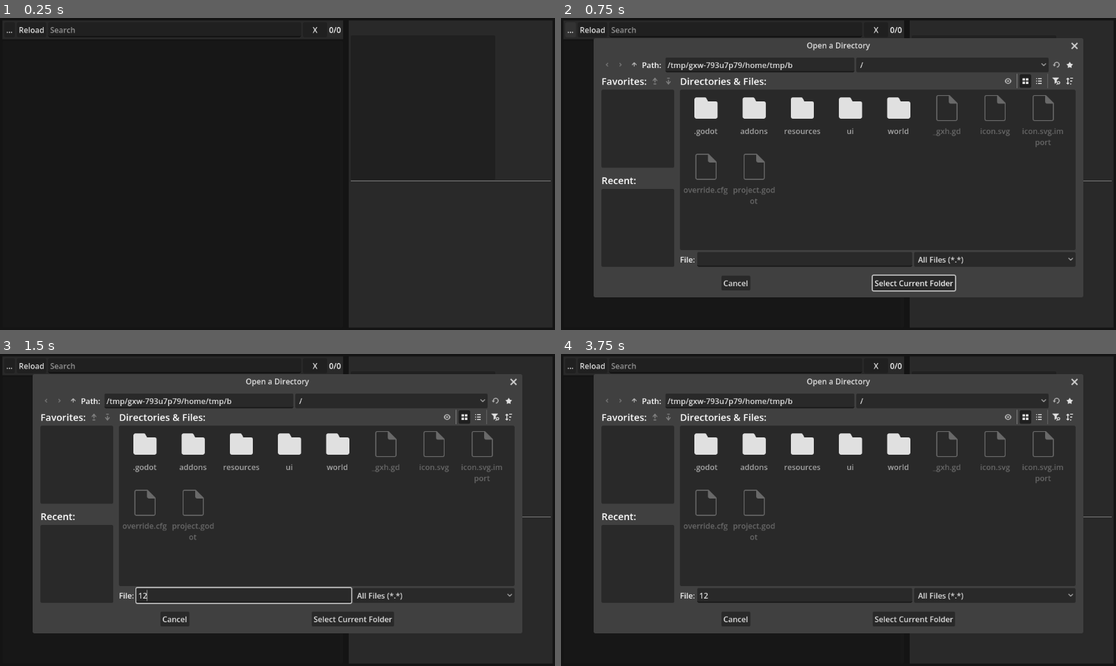
Above: before the commit, frames 1-4 (two rows, left to right).
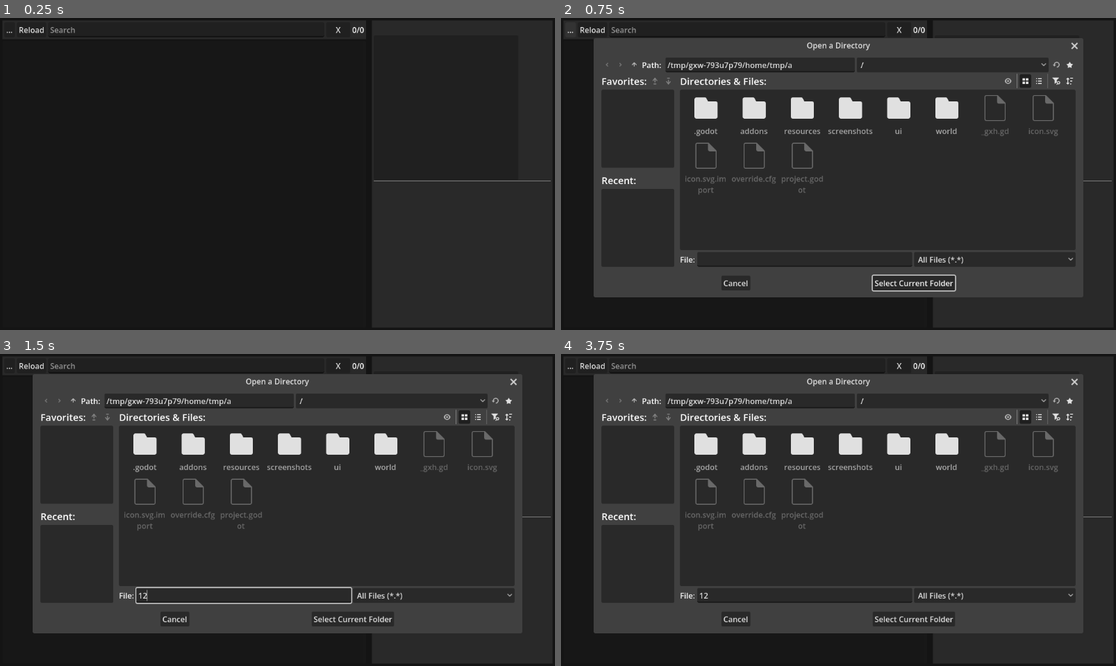
Above: after the commit, the same moments.

Repository: Wcubed/model_organizer
Game: Godot game, scene res://ui/main.tscn
The game is run twice, just before and just after one commit, with the same random seed, the same clock (stepped at 60 frames per second) and the same inputs.
Inputs (mouse positions are in pixels of both pictures, inside the frame that each line leads up to):
- Up to frame 1 (0.25 s): no input
- Up to frame 2 (0.75 s): click "..." at 0.5 s
- Up to frame 3 (1.5 s): click (244, 594) at 1.27 s; type "12" at 1.35 s
- Up to frame 4 (3.75 s): click "Reload" at 2 s; click "X" at 2.75 s; click (622, 400) at 3.5 s

The runs differ from the first frame. In frame 1, less than 0.1% of the frame differs, in the area x 56-68%, y 2-53%; in frame 2, 1.3%, in the area x 22-91%, y 2-60%; in frame 3, 1.3%; in frame 4, 1.3%.

Commit message:
Added screenshots

Diff:
--- a/ui/main.gd
+++ b/ui/main.gd
@@ -164,6 +164,7 @@
 
 
 func _on_clear_search_button_pressed() -> void:
+	view_3d_model.hide_mesh()
 	clear_and_select_search()
 
 
@@ -174,6 +175,9 @@
 func _on_search_edit_debounce_timeout() -> void:
 	run_search_and_display()
 
+func _on_search_edit_focus_entered() -> void:
+	view_3d_model.hide()
+
 
 func _gui_input(event: InputEvent) -> void:
 	if event.is_action("ui_back"):
--- a/ui/main.tscn
+++ b/ui/main.tscn
@@ -24,86 +24,88 @@
 
 [node name="SplitContainer" type="SplitContainer" parent="." unique_id=757180654]
 layout_mode = 2
-split_offsets = PackedInt32Array(-200)
-split_offset = -200
 
-[node name="MainContainer" type="MarginContainer" parent="SplitContainer" unique_id=120537368]
+[node name="MarginContainer" type="MarginContainer" parent="SplitContainer" unique_id=731200974]
 layout_mode = 2
 size_flags_horizontal = 3
-size_flags_stretch_ratio = 2.0
 
-[node name="LibraryView" type="VBoxContainer" parent="SplitContainer/MainContainer" unique_id=863805007]
+[node name="LibraryView" type="VBoxContainer" parent="SplitContainer/MarginContainer" unique_id=863805007]
 layout_mode = 2
 size_flags_horizontal = 3
-size_flags_stretch_ratio = 3.0
 
-[node name="PanelContainer" type="PanelContainer" parent="SplitContainer/MainContainer/LibraryView" unique_id=1620717272]
+[node name="PanelContainer" type="PanelContainer" parent="SplitContainer/MarginContainer/LibraryView" unique_id=1620717272]
 layout_mode = 2
 mouse_filter = 1
 theme_override_styles/panel = ExtResource("2_loxbi")
 
-[node name="Toolbar" type="HBoxContainer" parent="SplitContainer/MainContainer/LibraryView/PanelContainer" unique_id=1912392673]
+[node name="Toolbar" type="HBoxContainer" parent="SplitContainer/MarginContainer/LibraryView/PanelContainer" unique_id=1912392673]
 layout_mode = 2
 
-[node name="PathButton" type="Button" parent="SplitContainer/MainContainer/LibraryView/PanelContainer/Toolbar" unique_id=2130828111]
+[node name="PathButton" type="Button" parent="SplitContainer/MarginContainer/LibraryView/PanelContainer/Toolbar" unique_id=2130828111]
 layout_mode = 2
 tooltip_text = "Select library directory"
 text = "..."
 
-[node name="ReloadButton" type="Button" parent="SplitContainer/MainContainer/LibraryView/PanelContainer/Toolbar" unique_id=1179233104]
+[node name="ReloadButton" type="Button" parent="SplitContainer/MarginContainer/LibraryView/PanelContainer/Toolbar" unique_id=1179233104]
 layout_mode = 2
 tooltip_text = "Reload library"
 text = "Reload"
 
-[node name="SearchEdit" type="LineEdit" parent="SplitContainer/MainContainer/LibraryView/PanelContainer/Toolbar" unique_id=515568908]
+[node name="SearchEdit" type="LineEdit" parent="SplitContainer/MarginContainer/LibraryView/PanelContainer/Toolbar" unique_id=515568908]
 unique_name_in_owner = true
 layout_mode = 2
 size_flags_horizontal = 3
 placeholder_text = "Search"
 
-[node name="SearchEditDebounce" type="Timer" parent="SplitContainer/MainContainer/LibraryView/PanelContainer/Toolbar/SearchEdit" unique_id=1897580493]
+[node name="SearchEditDebounce" type="Timer" parent="SplitContainer/MarginContainer/LibraryView/PanelContainer/Toolbar/SearchEdit" unique_id=1897580493]
 unique_name_in_owner = true
 wait_time = 0.3
 one_shot = true
 
-[node name="ClearSearchButton" type="Button" parent="SplitContainer/MainContainer/LibraryView/PanelContainer/Toolbar" unique_id=1014391993]
+[node name="ClearSearchButton" type="Button" parent="SplitContainer/MarginContainer/LibraryView/PanelContainer/Toolbar" unique_id=1014391993]
 custom_minimum_size = Vector2(50, 0)
 layout_mode = 2
 tooltip_text = "Clear searchbar"
 text = "X"
 
-[node name="AmountLabel" type="Label" parent="SplitContainer/MainContainer/LibraryView/PanelContainer/Toolbar" unique_id=264326002]
+[node name="AmountLabel" type="Label" parent="SplitContainer/MarginContainer/LibraryView/PanelContainer/Toolbar" unique_id=264326002]
 unique_name_in_owner = true
 layout_mode = 2
 text = "100"
 
-[node name="PanelContainer2" type="PanelContainer" parent="SplitContainer/MainContainer/LibraryView" unique_id=1683110704]
+[node name="MainContainer" type="MarginContainer" parent="SplitContainer/MarginContainer/LibraryView" unique_id=120537368]
+layout_mode = 2
+size_flags_horizontal = 3
+size_flags_vertical = 3
+size_flags_stretch_ratio = 2.0
+
+[node name="PanelContainer2" type="PanelContainer" parent="SplitContainer/MarginContainer/LibraryView/MainContainer" unique_id=1683110704]
 layout_mode = 2
 size_flags_vertical = 3
 mouse_filter = 1
 
-[node name="ScrollContainer" type="ScrollContainer" parent="SplitContainer/MainContainer/LibraryView/PanelContainer2" unique_id=642941488]
+[node name="ScrollContainer" type="ScrollContainer" parent="SplitContainer/MarginContainer/LibraryView/MainContainer/PanelContainer2" unique_id=642941488]
 layout_mode = 2
 follow_focus = true
 horizontal_scroll_mode = 0
 vertical_scroll_mode = 2
 scroll_hint_mode = 1
 
-[node name="ModelCards" type="HFlowContainer" parent="SplitContainer/MainContainer/LibraryView/PanelContainer2/ScrollContainer" unique_id=2004963902]
+[node name="ModelCards" type="HFlowContainer" parent="SplitContainer/MarginContainer/LibraryView/MainContainer/PanelContainer2/ScrollContainer" unique_id=2004963902]
 unique_name_in_owner = true
 layout_mode = 2
 size_flags_horizontal = 3
 
-[node name="ModelCard" parent="SplitContainer/MainContainer/LibraryView/PanelContainer2/ScrollContainer/ModelCards" unique_id=1605879074 instance=ExtResource("2_vcrq8")]
+[node name="ModelCard" parent="SplitContainer/MarginContainer/LibraryView/MainContainer/PanelContainer2/ScrollContainer/ModelCards" unique_id=1605879074 instance=ExtResource("2_vcrq8")]
 layout_mode = 2
 
-[node name="ModelCard2" parent="SplitContainer/MainContainer/LibraryView/PanelContainer2/ScrollContainer/ModelCards" unique_id=953661120 instance=ExtResource("2_vcrq8")]
+[node name="ModelCard2" parent="SplitContainer/MarginContainer/LibraryView/MainContainer/PanelContainer2/ScrollContainer/ModelCards" unique_id=953661120 instance=ExtResource("2_vcrq8")]
 layout_mode = 2
 
-[node name="ModelCard3" parent="SplitContainer/MainContainer/LibraryView/PanelContainer2/ScrollContainer/ModelCards" unique_id=367025810 instance=ExtResource("2_vcrq8")]
+[node name="ModelCard3" parent="SplitContainer/MarginContainer/LibraryView/MainContainer/PanelContainer2/ScrollContainer/ModelCards" unique_id=367025810 instance=ExtResource("2_vcrq8")]
 layout_mode = 2
 
-[node name="View3dModel" parent="SplitContainer/MainContainer" unique_id=680745111 instance=ExtResource("4_h17sc")]
+[node name="View3dModel" parent="SplitContainer/MarginContainer/LibraryView/MainContainer" unique_id=680745111 instance=ExtResource("4_h17sc")]
 unique_name_in_owner = true
 visible = false
 layout_mode = 2
@@ -124,11 +126,12 @@
 folder_creation_enabled = false
 deleting_enabled = false
 
-[connection signal="pressed" from="SplitContainer/MainContainer/LibraryView/PanelContainer/Toolbar/PathButton" to="." method="_on_path_button_pressed"]
-[connection signal="pressed" from="SplitContainer/MainContainer/LibraryView/PanelContainer/Toolbar/ReloadButton" to="." method="_on_reload_button_pressed"]
-[connection signal="text_changed" from="SplitContainer/MainContainer/LibraryView/PanelContainer/Toolbar/SearchEdit" to="." method="_on_search_edit_text_changed"]
-[connection signal="text_submitted" from="SplitContainer/MainContainer/LibraryView/PanelContainer/Toolbar/SearchEdit" to="." method="_on_search_edit_text_submitted"]
-[connection signal="timeout" from="SplitContainer/MainContainer/LibraryView/PanelContainer/Toolbar/SearchEdit/SearchEditDebounce" to="." method="_on_search_edit_debounce_timeout"]
-[connection signal="pressed" from="SplitContainer/MainContainer/LibraryView/PanelContainer/Toolbar/ClearSearchButton" to="." method="_on_clear_search_button_pressed"]
+[connection signal="pressed" from="SplitContainer/MarginContainer/LibraryView/PanelContainer/Toolbar/PathButton" to="." method="_on_path_button_pressed"]
+[connection signal="pressed" from="SplitContainer/MarginContainer/LibraryView/PanelContainer/Toolbar/ReloadButton" to="." method="_on_reload_button_pressed"]
+[connection signal="focus_entered" from="SplitContainer/MarginContainer/LibraryView/PanelContainer/Toolbar/SearchEdit" to="." method="_on_search_edit_focus_entered"]
+[connection signal="text_changed" from="SplitContainer/MarginContainer/LibraryView/PanelContainer/Toolbar/SearchEdit" to="." method="_on_search_edit_text_changed"]
+[connection signal="text_submitted" from="SplitContainer/MarginContainer/LibraryView/PanelContainer/Toolbar/SearchEdit" to="." method="_on_search_edit_text_submitted"]
+[connection signal="timeout" from="SplitContainer/MarginContainer/LibraryView/PanelContainer/Toolbar/SearchEdit/SearchEditDebounce" to="." method="_on_search_edit_debounce_timeout"]
+[connection signal="pressed" from="SplitContainer/MarginContainer/LibraryView/PanelContainer/Toolbar/ClearSearchButton" to="." method="_on_clear_search_button_pressed"]
 [connection signal="show_array_mesh" from="SplitContainer/ModelInfoView" to="." method="_on_model_info_view_show_array_mesh"]
 [connection signal="dir_selected" from="FolderDialog" to="." method="_on_folder_dialog_dir_selected"]
--- a/ui/model_info_view.gd
+++ b/ui/model_info_view.gd
@@ -54,8 +54,8 @@
 func _on_printable_clicked(absolute_file: String, control: Control):
 	for child in printables_list.get_children():
 		child.show_selected(false)
-	control.show_selected(true)
 
 	var result = STLIO.Importer.LoadFromPath(absolute_file)
 	if result is ArrayMesh:
 		show_array_mesh.emit(result, absolute_file)
+		control.show_selected(true)
Not shown, added: screenshots/.gdignore
Binary file added: screenshots/library.png
Binary file added: screenshots/preview.png
Not shown, added: readme.md
